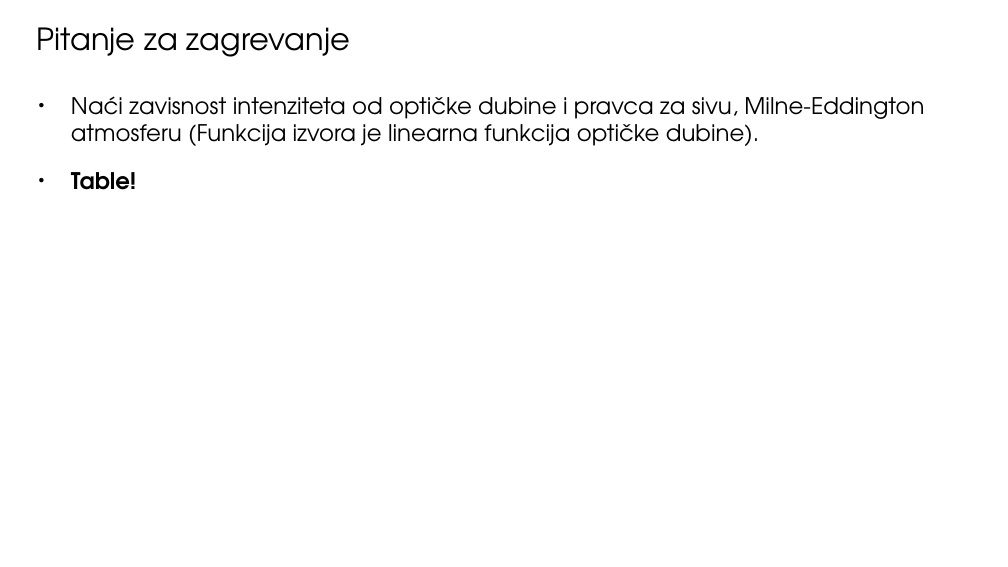
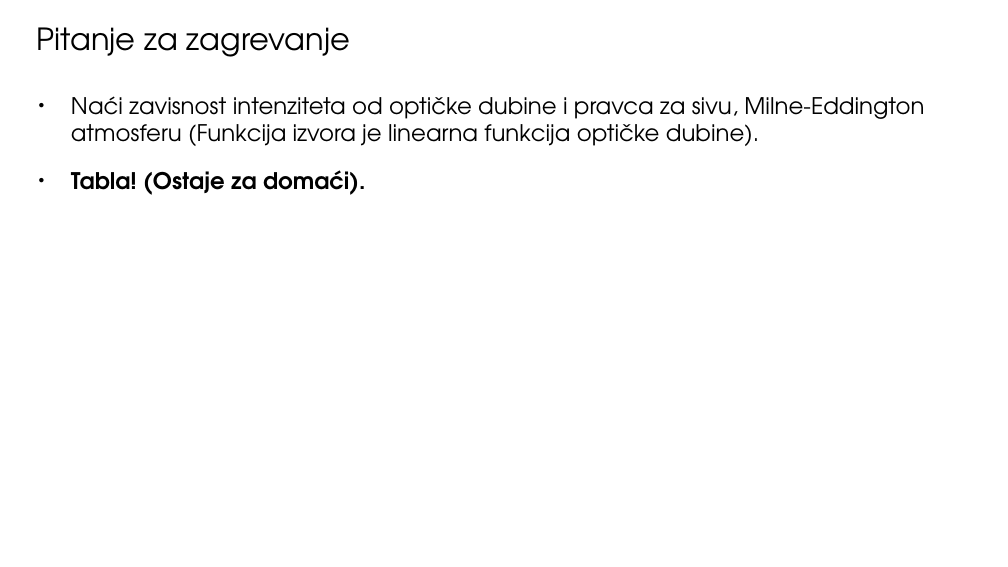
Before and after one commit to ivanzmilic/TZS_matf, a slide deck: slide 2 of Predavanja/Predavanje_06_Atmosfere_u_RZ.odp. Drawn at 1008x567 pixels with LibreOffice and Linux fonts; fonts in the diff are those of the drawing. Boxes give left, top, right and bottom in pixels: in the first picture for what was removed or moved away, otherwise in the second. Text is boxed around its words. In the diff, an @@ line names an element or a change of style, - is before the commit and + after.

```diff
--- a/Predavanja/Predavanje_06_Atmosfere_u_RZ.odp
+++ b/Predavanja/Predavanje_06_Atmosfere_u_RZ.odp
@@ text at (71,170,366,195): text changed @@
-● Table!
+● Tabla! (Ostaje za domaći).
```
Also in this commit, not shown: 1 other slide changed, 1 other file.
